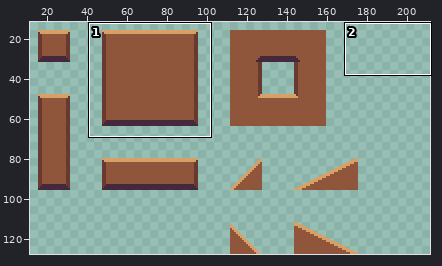
Two states of a sprite sheet, Assets/Tilemaps/Tilemap.png. The first picture is a wide view before the edit; the outline marks the close-up.
Close-up. As it was:
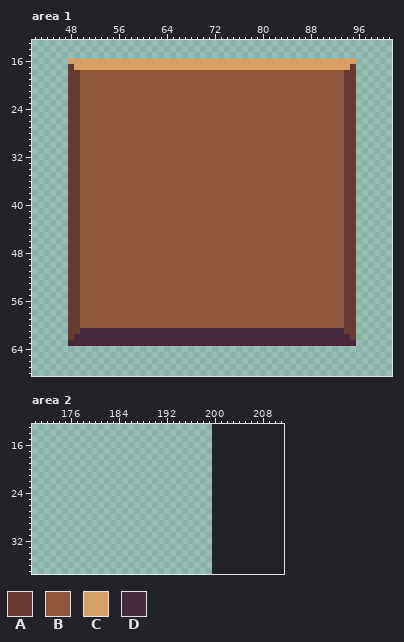
The file is 200x128 pixels. Shown: area 1: x 42..101, y 13..68; area 2: x 170..211, y 13..37. The old version is drawn lined up with the new one, on the new canvas. The wide view leaves out empty margins. The commit also changed other parts of the picture, which this record leaves out.
Palette (. is transparent): A #663931  B #8f563b  C #d9a066  D #45283c
After:
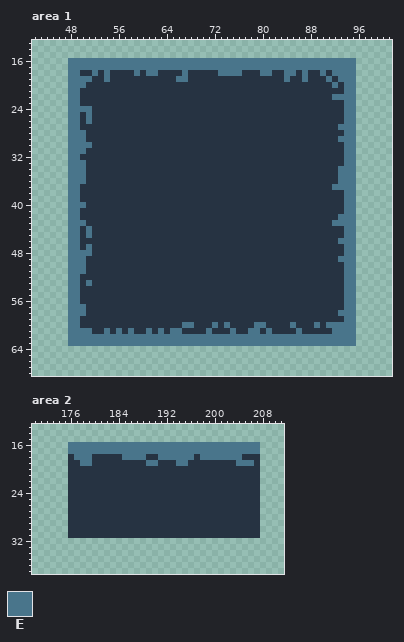
Colours new in this view: E #49758b
The exact change:
canvas 200x128 -> 299x128
colour B: #8f563b -> #263342
Area 1:
y 16: x 48..95 CCCCCCCCCCCCCCCCCCCCCCCCCCCCCCCCCCCCCCCCCCCCCCCC -> EEEEEEEEEEEEEEEEEEEEEEEEEEEEEEEEEEEEEEEEEEEEEEEE
y 17: x 48..95 ACCCCCCCCCCCCCCCCCCCCCCCCCCCCCCCCCCCCCCCCCCCCCCA -> EEEEEEEEEEEEEEEEEEEEEEEEEEEEEEEEEEEEEEEEEEEEEEEE
y 18: x 48..49 AA -> EE; x 52 B -> E; x 54 B -> E; x 59 B -> E; x 61..62 BB -> EE; x 67 B -> E; x 73..76 BBBB -> EEEE; x 80..81 BB -> EE; x 84..85 BB -> EE; x 87 B -> E; x 90 B -> E; x 92..95 BBAA -> EEEE
y 19: x 48..51 AABB -> EEEE; x 54 B -> E; x 66..67 BB -> EE; x 84 B -> E; x 87 B -> E; x 91 B -> E; x 93..95 BAA -> EEE
y 20: x 48..50 AAB -> EEE; x 92 B -> E; x 94..95 AA -> EE
y 21: x 48..49 AA -> EE; x 94..95 AA -> EE
y 22: x 48..49 AA -> EE; x 92..95 BBAA -> EEEE
y 23: x 48..49 AA -> EE; x 94..95 AA -> EE
y 24: x 48..51 AABB -> EEEE; x 94..95 AA -> EE
y 25..26: x 48..49 AA -> EE; x 51 B -> E; x 94..95 AA -> EE
y 27: x 48..49 AA -> EE; x 93..95 BAA -> EEE
y 28: x 48..50 AAB -> EEE; x 94..95 AA -> EE
y 29: x 48..50 AAB -> EEE; x 93..95 BAA -> EEE
y 30: x 48..51 AABB -> EEEE; x 94..95 AA -> EE
y 31: x 48..50 AAB -> EEE; x 94..95 AA -> EE
y 32: x 48..49 AA -> EE; x 94..95 AA -> EE
y 33: x 48..50 AAB -> EEE; x 94..95 AA -> EE
y 34..36: x 48..50 AAB -> EEE; x 93..95 BAA -> EEE
y 37: x 48..49 AA -> EE; x 92..95 BBAA -> EEEE
y 38..39: x 48..49 AA -> EE; x 94..95 AA -> EE
y 40: x 48..50 AAB -> EEE; x 94..95 AA -> EE
y 41: x 48..49 AA -> EE; x 94..95 AA -> EE
y 42: x 48..49 AA -> EE; x 93..95 BAA -> EEE
y 43: x 48..50 AAB -> EEE; x 92..95 BBAA -> EEEE
y 44..45: x 48..49 AA -> EE; x 51 B -> E; x 94..95 AA -> EE
y 46: x 48..49 AA -> EE; x 93..95 BAA -> EEE
y 47: x 48..49 AA -> EE; x 51 B -> E; x 94..95 AA -> EE
y 48: x 48..51 AABB -> EEEE; x 94..95 AA -> EE
y 49: x 48..50 AAB -> EEE; x 93..95 BAA -> EEE
y 50..51: x 48..50 AAB -> EEE; x 94..95 AA -> EE
y 52: x 48..49 AA -> EE; x 94..95 AA -> EE
y 53: x 48..49 AA -> EE; x 51 B -> E; x 94..95 AA -> EE
y 54..56: x 48..49 AA -> EE; x 94..95 AA -> EE
y 57: x 48..50 AAB -> EEE; x 94..95 AA -> EE
y 58: x 48..50 AAB -> EEE; x 93..95 BAA -> EEE
y 59: x 48..49 AA -> EE; x 94..95 AA -> EE
y 60: x 48..49 AA -> EE; x 67..68 BB -> EE; x 72 B -> E; x 74 B -> E; x 79..80 BB -> EE; x 85 B -> E; x 89 B -> E; x 91..95 BBBAA -> EEEEE
y 61: x 48..95 AADDDDDDDDDDDDDDDDDDDDDDDDDDDDDDDDDDDDDDDDDDDDAA -> EEEEBBEBEBEBBEBEBEEBBBBEBBBEBBEEBEBBBBEBBBBBEEEE
y 62: x 48..95 ADDDDDDDDDDDDDDDDDDDDDDDDDDDDDDDDDDDDDDDDDDDDDDA -> EEEEEEEEEEEEEEEEEEEEEEEEEEEEEEEEEEEEEEEEEEEEEEEE
y 63: x 48..95 DDDDDDDDDDDDDDDDDDDDDDDDDDDDDDDDDDDDDDDDDDDDDDDD -> EEEEEEEEEEEEEEEEEEEEEEEEEEEEEEEEEEEEEEEEEEEEEEEE
Area 2:
y 16..17: x 176..207 ................................ -> EEEEEEEEEEEEEEEEEEEEEEEEEEEEEEEE
y 18: x 176..207 ................................ -> BEEEBBBBBEEEEBBEEEEEEBEEEEEEEBBB
y 19: x 176..207 ................................ -> BBEEBBBBBBBBBEEBBBEEBBBBBBBBEEEB
y 20..31: x 176..207 ................................ -> BBBBBBBBBBBBBBBBBBBBBBBBBBBBBBBB
